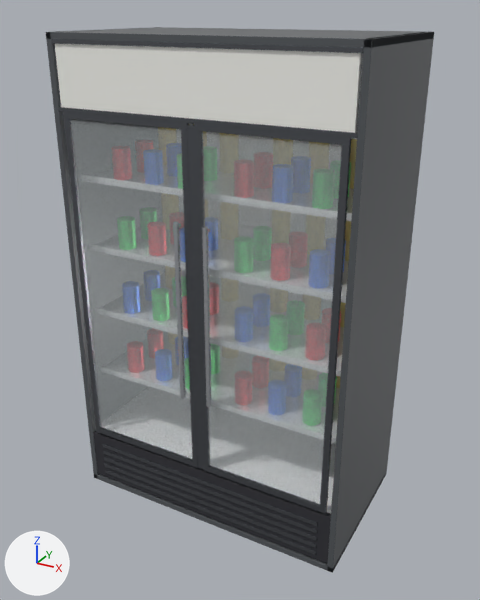
Two versions of the glTF model public/models/two-door-cooler.glb, one commit apart.
The view is the same before and after, from a 50 mm lens placed at (4.09, -7.47, 6.76), pointed at (0.05, -0.11, 3.08). Arrows for +X, +Y and +Z are at lower left; the lights stay in place. The older version comes first.

In view in the first picture: 'CabinetBottomBase', 'CabinetLeftWall', 'CabinetRightWall', 'CabinetTopSlab', 'CenterDoorMullion', 'CompressorLowerFrontFrame', 'HeaderBacklitSign', 'LeftDoorFrameLeft', 'LeftDoorFrameRight', 'LeftDoorGlass', 'RightDoorFrameLeft', 'RightDoorFrameRight', 'RightDoorGlass' and 25 more.
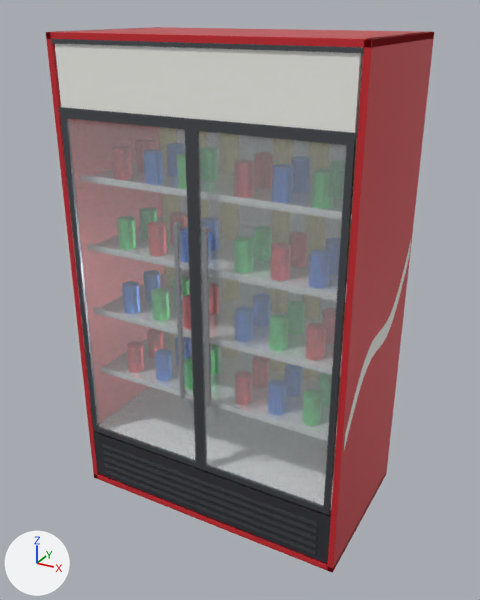
Location of each change, [x1, y1, x2, y2] in pixels of the pictures (480 x 600 px):
```json
{"object": "CabinetRightWall", "change": "recoloured", "before": [327, 32, 434, 572], "after": [327, 32, 434, 572], "on screen": "dark grey to red"}
{"object": "CabinetTopSlab", "change": "recoloured", "before": [46, 27, 434, 48], "after": [46, 27, 434, 48], "on screen": "dark grey to red"}
{"object": "RightDoorFrameRight", "change": "moved", "before": [320, 145, 351, 509], "after": [324, 145, 356, 510]}
{"object": "CabinetLeftWall", "change": "recoloured", "before": [46, 27, 160, 479], "after": [46, 27, 160, 479]}
{"object": "RightDoorFrameLeft", "change": "moved", "before": [195, 131, 209, 467], "after": [191, 130, 206, 466]}
{"object": "LeftDoorFrameRight", "change": "moved", "before": [181, 129, 198, 463], "after": [185, 130, 200, 464]}
{"object": "LeftDoorFrameLeft", "change": "moved", "before": [64, 118, 101, 428], "after": [61, 118, 98, 427]}
{"object": "CabinetBottomBase", "change": "recoloured", "before": [94, 471, 387, 571], "after": [94, 471, 387, 571]}
{"object": "WhiteSideStripe_1", "change": "added", "after": [344, 241, 411, 450]}
{"object": "CenterDoorMullion", "change": "unchanged, covered by the edit", "before": [187, 124, 204, 469]}
```

Edits to the scene script, one JSON object a line:
```json
{"op": "set", "path": "mat_coolercabinet.base_color", "old": "(0.1, 0.11, 0.12)", "new": "(0.65, 0.025, 0.035)", "note": "dark grey #595d61 -> red #d32c35"}
{"op": "add", "block": "me_sidestripemesh_001", "code": ["me_sidestripemesh_001 = bpy.data.meshes.new('SideStripeMesh.001')", "me_sidestripemesh_001.from_pydata(...)  # 68 vertices, 132 faces; spans x 2.0..2.01, y -1.08..1.08, z 1.87..3.93", "me_sidestripemesh_001.materials.append(mat_coolerheadersign)  # white #f9f9f3"]}
{"op": "set", "path": "ob_leftdoorframeleft.location", "old": "(-1.81, -1.13, 3.26)", "new": "(-1.86, -1.13, 3.26)"}
{"op": "set", "path": "ob_leftdoorframeright.location", "old": "(-0.09, -1.13, 3.26)", "new": "(-0.04, -1.13, 3.26)"}
{"op": "set", "path": "ob_rightdoorframeleft.location", "old": "(0.09, -1.13, 3.26)", "new": "(0.04, -1.13, 3.26)"}
{"op": "set", "path": "ob_rightdoorframeright.location", "old": "(1.81, -1.13, 3.26)", "new": "(1.86, -1.13, 3.26)"}
{"op": "add", "block": "ob_whitesidestripe_1", "code": ["ob_whitesidestripe_1 = bpy.data.objects.new('WhiteSideStripe_1', me_sidestripemesh_001)", "ob_whitesidestripe_1.location = (0.0, 0.0, 0.0)"]}
```
